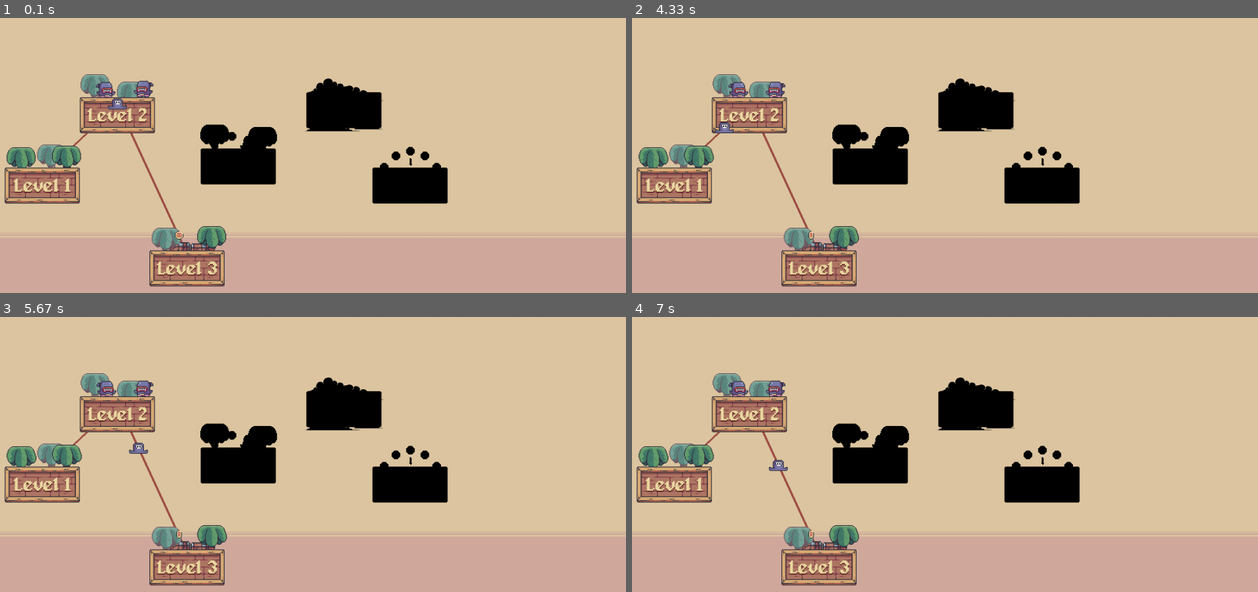
Above: before the commit, frames 1-4 (two rows, left to right).
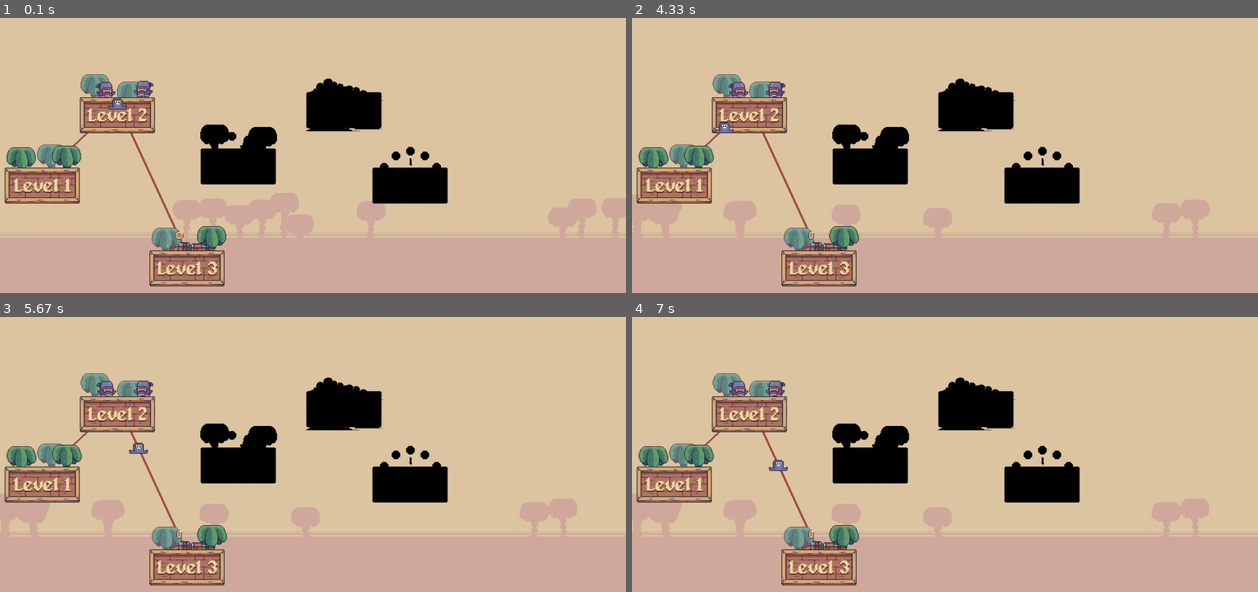
Above: after the commit, the same moments.

Repository: harryodubhghaill/pygame-platformer
Game: pygame game, started from main.py
Same seed, same stepped clock (60 frames per second), same inputs: the game is played once before the commit and once after it.
Inputs:
- Up to frame 1 (0.1 s): no input
- Up to frame 2 (4.33 s): tap Space at 0.33 s; hold D 0.67-1.13 s; hold W 1.17-1.47 s; hold D 1.5-1.97 s; hold A 2-2.53 s; hold A 2.57-2.97 s; hold W 3-3.37 s; hold D 3.4-4.03 s; hold A from 4.07 s (still down)
- Up to frame 3 (5.67 s): release A at 4.53 s; hold D 4.57-5.03 s; hold W 5.07-5.37 s; hold D from 5.4 s (still down)
- Up to frame 4 (7 s): release D at 5.87 s; hold A from 6.47 s (still down)

The runs differ from the first frame. In frame 1, 3.0% of the frame differs, in the area x 27-100%, y 63-80%; in frame 2, 2.2%; in frame 3, 2.2%; in frame 4, 2.2%.

Commit message:
draw palms on overworld screen

Diff:
--- a/decoration.py
+++ b/decoration.py
@@ -5,7 +5,7 @@
 from random import choice, randint
 
 class Sky:
-    def __init__(self, horizon):
+    def __init__(self, horizon, style = 'level'):
         self.top = pygame.image.load('./graphics/decoration/sky/sky_top.png').convert()
         self.bottom = pygame.image.load('./graphics/decoration/sky/sky_bottom.png').convert()
         self.middle = pygame.image.load('./graphics/decoration/sky/sky_middle.png').convert()
@@ -17,6 +17,17 @@
         self.bottom = pygame.transform.scale(self.bottom, (screen_width, tile_size))
         self.middle = pygame.transform.scale(self.middle, (screen_width, tile_size))
 
+        self.style = style
+        if self.style == 'overworld':
+            palm_surfaces = import_folder('./graphics/overworld/palms')
+            self.palms = []
+
+            for surface in [choice(palm_surfaces) for image in range(10)]:
+                x = randint(0, screen_width)
+                y = (self.horizon * tile_size) + randint(50,100)
+                rect = surface.get_rect(midbottom = (x, y))
+                self.palms.append((surface, rect))
+
     def draw(self, surface):
         for row in range(vertical_tile_number):
             y = row * tile_size
@@ -26,6 +37,10 @@
                 surface.blit(self.middle, (0, y))
             else:
                 surface.blit(self.bottom, (0, y))
+
+        if self.style == 'overworld':
+            for palm in self.palms:
+                surface.blit(palm[0], palm[1])
 
 class Water:
     def __init__(self, top, level_width):
--- a/overworld.py
+++ b/overworld.py
@@ -57,7 +57,7 @@
         # sprites
         self.setup_nodes()
         self.setup_icon()
-        self.sky = Sky(8)
+        self.sky = Sky(8, 'overworld')
 
     def setup_nodes(self):
         self.nodes = pygame.sprite.Group()
